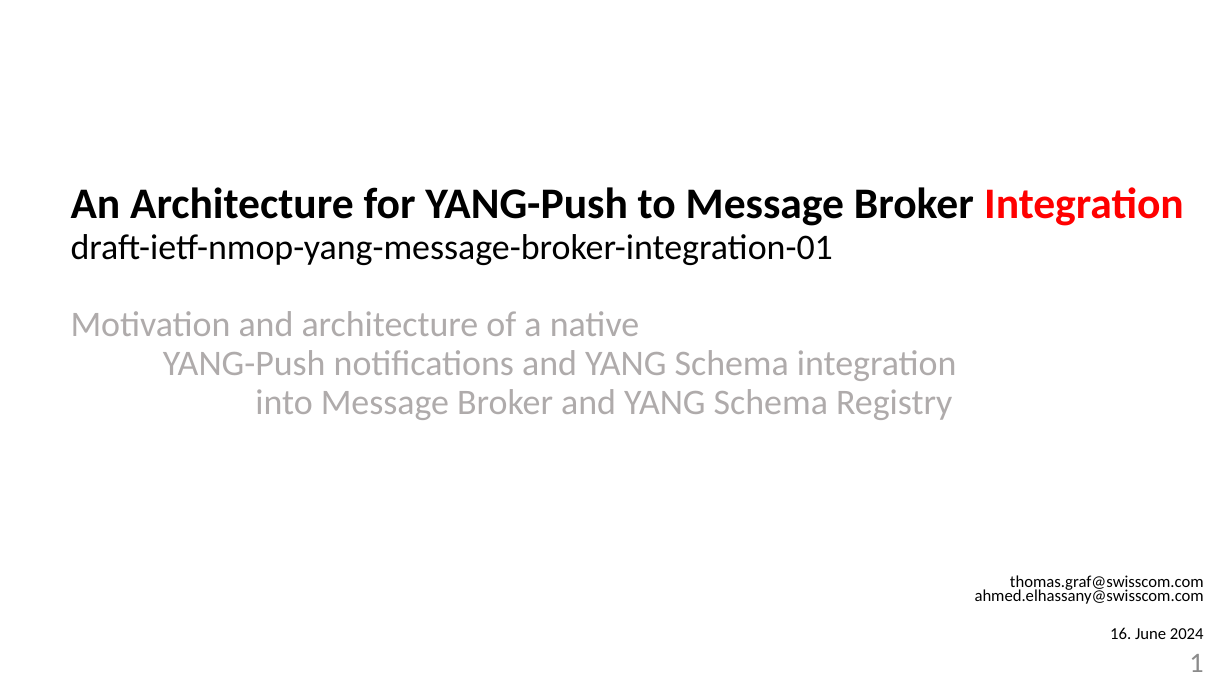
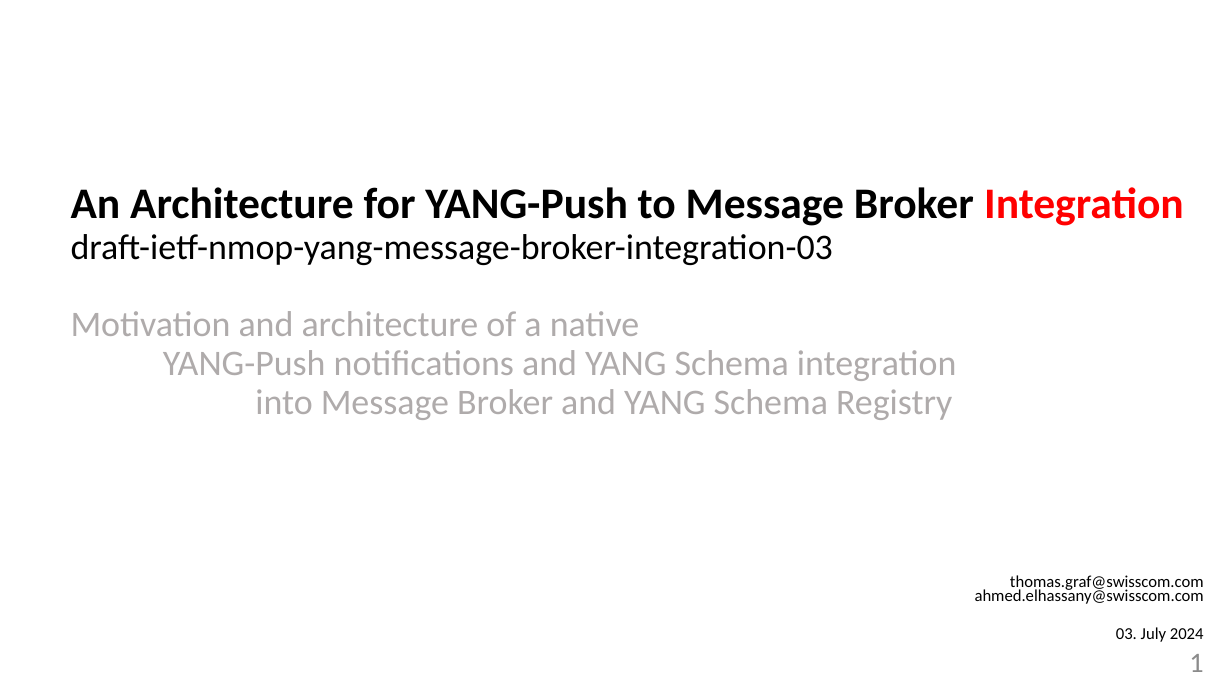
Before and after one commit to network-analytics/ietf-network-analytics-document-status, a slide deck: slide 1 of 120/NETCONF/draft-ietf-nmop-yang-message-broker-integration.pptx. Drawn at 1232x693 pixels with LibreOffice and Linux fonts; fonts in the diff are those of the drawing. Boxes give left, top, right and bottom in pixels: in the first picture for what was removed or moved away, otherwise in the second. Text is boxed around its words. In the diff, an @@ line names an element or a change of style, - is before the commit and + after.

```diff
--- a/120/NETCONF/draft-ietf-nmop-yang-message-broker-integration.pptx
+++ b/120/NETCONF/draft-ietf-nmop-yang-message-broker-integration.pptx
@@ text at [71,187,1184,265]: text changed @@
-An Architecture for YANG-Push to Message Broker Integration
-draft-ietf-nmop-yang-message-broker-integration-01
+An Architecture for YANG-Push to Message Broker Integration
+draft-ietf-nmop-yang-message-broker-integration-03
@@ text at [1116,627,1204,642]: text changed @@
-16. June 2024
+03. July 2024
```
Also in this commit, not shown: 2 other slides changed, 3 other files.
